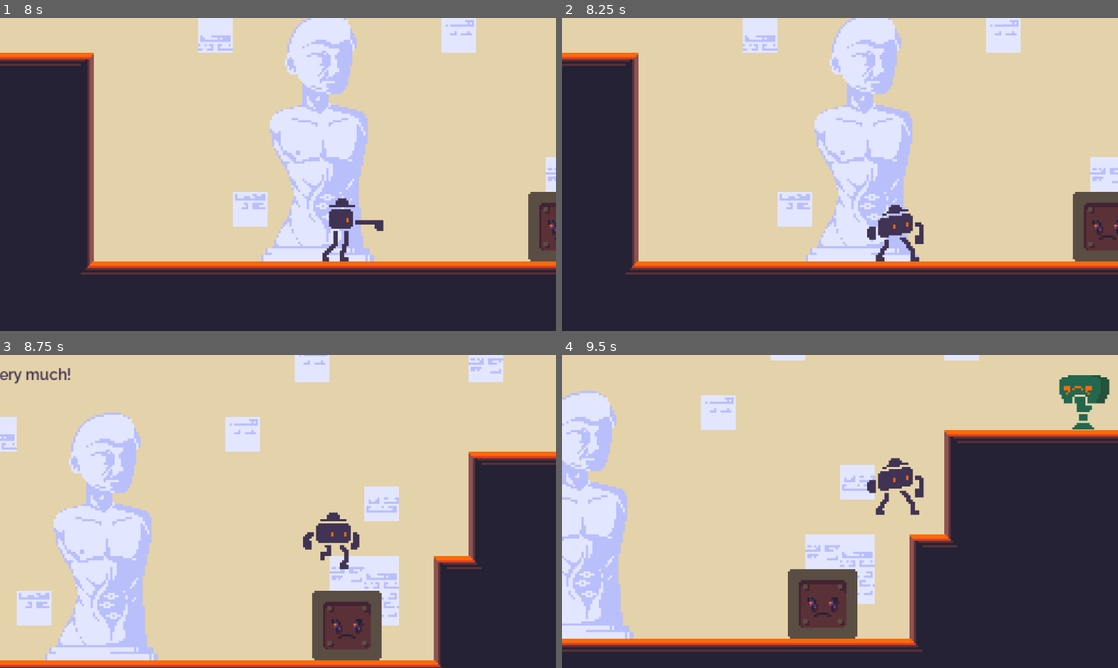
Above: before the commit, frames 1-4 (two rows, left to right).
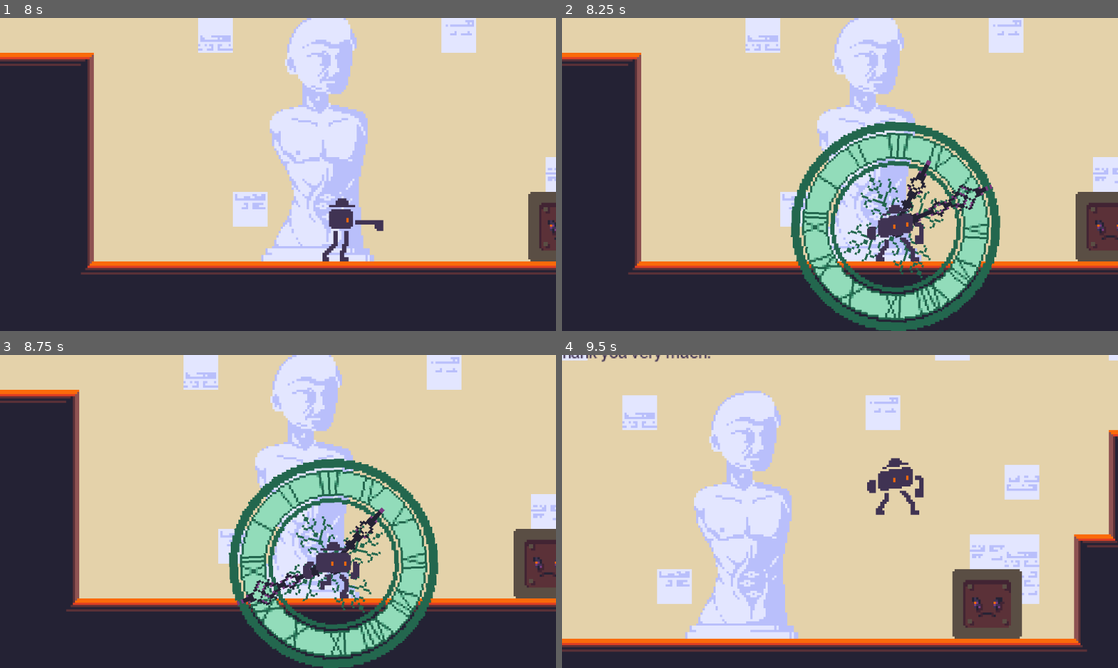
Above: after the commit, the same moments.

Repository: yokcos/omnigon
Game: Godot game, scene res://rooms/map/map.tscn
The game is run twice, just before and just after one commit, with the same random seed, the same clock (stepped at 60 frames per second) and the same inputs. This scene is started directly instead of the project's main scene.
Inputs (mouse positions are in pixels of both pictures, inside the frame that each line leads up to):
- Up to frame 1 (8 s): tap Enter (ui_accept) at 0.5 s; move the mouse to (400, 158) at 0.52 s; hold Z (jump) 0.53-1.28 s; hold Right (move_right) 0.53-2.03 s; click (400, 158) at 0.67 s; move the mouse to (166, 190) at 1.27 s; click (166, 190) at 1.35 s; tap Z (jump) at 1.52, 1.55, 1.82, 2.3, 3.02, 3.05, 3.32, 3.77, 3.8, 4.07, 4.52, 4.55, 4.82, 6.02, 6.05, 6.32, 7.35, 7.52, 7.82 s; move the mouse to (333, 105) at 2.02 s; hold Left (move_left) 2.03-2.78 s; hold D (interact) 2.03-2.78 s; move the mouse to (250, 237) at 2.77 s; hold Right (move_right) 2.78-4.28 s; right-click (250, 237) at 2.85 s; click (250, 237) at 2.92 s; move the mouse to (444, 221) at 3.52 s; hold P (test) 3.53-4.28 s; move the mouse to (111, 127) at 4.27 s; hold Left (move_left) 4.28-5.03 s; tap X at 4.35 s; move the mouse to (305, 174) at 5.02 s; hold Right (move_right) 5.03-5.78 s; hold Z (jump) 5.03-5.78 s; tap C at 5.1 s; click (305, 174) at 5.17 s; move the mouse to (194, 96) at 5.77 s; hold Left (move_left) 5.78-7.28 s; tap V at 5.85 s; move the mouse to (400, 158) at 6.52 s; hold Z (jump) 6.53-7.28 s; tap F at 6.6 s; move the mouse to (166, 190) at 7.27 s; hold Right (move_right) from 7.28 s (still down); click (166, 190) at 7.42 s
- Up to frame 2 (8.25 s): keep holding Right (move_right); move the mouse to (895, 105) at 8.02 s; press the mouse at (895, 105) at 8.03 s
- Up to frame 3 (8.75 s): keep holding Right (move_right); tap Z (jump) at 8.3 s
- Up to frame 4 (9.5 s): keep holding Right (move_right); move the mouse to (812, 574) at 8.77 s; release the mouse at (812, 574) at 8.78 s; tap D (interact) at 8.85 s; tap Z (jump) at 9.02, 9.05, 9.32 s

Frame 1 is identical in both runs. In frame 2, 17% of the frame differs, in the area x 11-100%, y 0-100%; in frame 3, 62%, in the area x 0-100%, y 0-100%; in frame 4, 48%.
Error in both runs: Invalid call. Nonexistent function 'connect' in base 'Nil'. (res://entities/cam.gd:8)

Commit message:
finished grandfather crook, outside of SFX

Diff:
--- a/entities/enemies/grandfathercrook.gd
+++ b/entities/enemies/grandfathercrook.gd
@@ -2,8 +2,16 @@
 
 
 var target: Node2D = null
+var pendulum_target: Vector2 = Vector2()
 
 const obj_child = preload("res://entities/enemies/grandchilddrook.tscn")
+const obj_pendulum = preload("res://projectiles/pendulum.tscn")
+const target_sprites = [
+	null,
+	preload("res://fx/target0.png"),
+	preload("res://fx/target1.png")
+]
+const target_frameses = [1, 6, 1]
 
 
 func _process(delta: float) -> void:
@@ -20,6 +28,12 @@
 	vel.x *= flip_int
 	new_child.velocity = vel
 	Game.deploy_instance(new_child, $flippable/spawnpoint.global_position)
+
+func deploy_pendulum(where: Vector2):
+	var new_pendulum = obj_pendulum.instance()
+	new_pendulum.fulcrum = global_position + where + Vector2(0, -96)
+	new_pendulum.distance = 96
+	Game.deploy_instance(new_pendulum, global_position + where)
 
 func reposition():
 	if !$flippable/wall_detector.has_wall:
@@ -39,6 +53,22 @@
 
 	move_and_collide( Vector2(0, 1000) )
 
+	Game.deploy_fx(load("res://fx/gfc_unjump.png"), global_position + Vector2(0, -70), 6)
+
+func change_target_sprite(what: int):
+	$target.texture = target_sprites[what]
+	$target.hframes = target_frameses[what]
+
+func move_target_toward(where: Vector2, delta: float, move_speed: float = 100):
+	var diff: float = where.x - pendulum_target.x
+	if abs(diff) > 8:
+		var dir = sign(diff)
+		pendulum_target.x += dir * move_speed * delta
+
+	pendulum_target.y = lerp(pendulum_target.y, where.y, delta*8)
+
+	$target.position = pendulum_target
+
 
 func _on_front_detector_activated() -> void:
 	$fsm/idle.set_state("bong")
@@ -52,15 +82,30 @@
 	else:
 		$flippable/hurtbox0.pulse()
 
+func _on_bong_exited() -> void:
+	if flipped:
+		velocity.x = -1
+	else:
+		velocity.x = 1
+
 func _on_child_activated() -> void:
 	deploy_child()
 
 func _on_post_jump_entered() -> void:
 	unjump()
 
+func _on_pendulum_entered() -> void:
+	change_target_sprite(1)
+
+func _on_pendulum_exited() -> void:
+	deploy_pendulum(pendulum_target)
+	change_target_sprite(0)
+	pendulum_target = Vector2()
+	$target.position = pendulum_target
+
 
 func _on_move_timer_timeout() -> void:
-	var moves = ["child", "pre_jump"]
+	var moves = ["child", "pre_jump", "pendulum"]
 	var index = randi() % moves.size()
 	var this_move = moves[index]
 
--- a/entities/enemies/grandfathercrook.tscn
+++ b/entities/enemies/grandfathercrook.tscn
@@ -7,8 +7,9 @@
 [ext_resource path="res://fsm/states/approach_target.gd" type="Script" id=5]
 [ext_resource path="res://fsm/states/charge.gd" type="Script" id=6]
 [ext_resource path="res://pieces/wall_detector.tscn" type="PackedScene" id=7]
-[ext_resource path="res://entities/enemies/gfc_jump.gd" type="Script" id=8]
-[ext_resource path="res://fsm/states/stunned.gd" type="Script" id=9]
+[ext_resource path="res://fsm/states/gfc_jump.gd" type="Script" id=8]
+[ext_resource path="res://fsm/states/gfc_pendulum.gd" type="Script" id=9]
+[ext_resource path="res://pieces/auto_sprite.tscn" type="PackedScene" id=10]
 [ext_resource path="res://fsm/states/state.gd" type="Script" id=11]
 [ext_resource path="res://pieces/entity_detector.tscn" type="PackedScene" id=14]
 
@@ -125,18 +126,42 @@
 
 [sub_resource type="Animation" id=25]
 resource_name = "post_child"
-length = 0.6
-tracks/0/type = "value"
-tracks/0/path = NodePath("flippable/sprite:frame")
-tracks/0/interp = 1
-tracks/0/loop_wrap = true
-tracks/0/imported = false
-tracks/0/enabled = true
-tracks/0/keys = {
-"times": PoolRealArray( 0, 0.1, 0.2, 0.3, 0.4, 0.5 ),
-"transitions": PoolRealArray( 1, 1, 1, 1, 1, 1 ),
-"update": 1,
-"values": [ 18, 19, 20, 21, 22, 23 ]
+length = 2.0
+tracks/0/type = "value"
+tracks/0/path = NodePath("flippable/sprite:frame")
+tracks/0/interp = 1
+tracks/0/loop_wrap = true
+tracks/0/imported = false
+tracks/0/enabled = true
+tracks/0/keys = {
+"times": PoolRealArray( 0, 0.1, 0.3, 0.5, 0.8, 1.2, 1.5, 1.7, 1.8, 1.9 ),
+"transitions": PoolRealArray( 1, 1, 1, 1, 1, 1, 1, 1, 1, 1 ),
+"update": 1,
+"values": [ 18, 19, 20, 21, 22, 23, 0, 1, 2, 3 ]
+}
+tracks/1/type = "value"
+tracks/1/path = NodePath("flippable/sprite:rotation_degrees")
+tracks/1/interp = 2
+tracks/1/loop_wrap = true
+tracks/1/imported = false
+tracks/1/enabled = true
+tracks/1/keys = {
+"times": PoolRealArray( 0, 1.6, 1.7, 1.9, 2 ),
+"transitions": PoolRealArray( 1, 1, 1, 1, 1 ),
+"update": 0,
+"values": [ -15.0, -15.0, -18.0, -12.75, 0.0 ]
+}
+tracks/2/type = "value"
+tracks/2/path = NodePath("flippable/sprite:position")
+tracks/2/interp = 2
+tracks/2/loop_wrap = true
+tracks/2/imported = false
+tracks/2/enabled = true
+tracks/2/keys = {
+"times": PoolRealArray( 0, 1.6, 1.7, 1.9, 2 ),
+"transitions": PoolRealArray( 1, 1, 1, 1, 1 ),
+"update": 0,
+"values": [ Vector2( -16, -48 ), Vector2( -16, -48 ), Vector2( -19, -48 ), Vector2( -13.6, -48 ), Vector2( 0, -48 ) ]
 }
 
 [sub_resource type="Animation" id=32]
@@ -276,6 +301,8 @@
 
 [node name="hitbox" type="CollisionShape2D" parent="underhurtbox"]
 shape = SubResource( 33 )
+
+[node name="target" parent="." instance=ExtResource( 10 )]
 
 [node name="animator" type="AnimationPlayer" parent="."]
 anims/RESET = SubResource( 1 )
@@ -339,6 +366,9 @@
 [connection signal="activated" from="flippable/entity_detector" to="." method="_on_front_detector_activated"]
 [connection signal="entered" from="fsm/idle" to="." method="_on_idle_entered"]
 [connection signal="activated" from="fsm/bong" to="." method="_on_bong_activated"]
+[connection signal="exited" from="fsm/bong" to="." method="_on_bong_exited"]
 [connection signal="activated" from="fsm/child" to="." method="_on_child_activated"]
 [connection signal="entered" from="fsm/post_jump" to="." method="_on_post_jump_entered"]
+[connection signal="entered" from="fsm/pendulum" to="." method="_on_pendulum_entered"]
+[connection signal="exited" from="fsm/pendulum" to="." method="_on_pendulum_exited"]
 [connection signal="timeout" from="move_timer" to="." method="_on_move_timer_timeout"]
--- a/entities/entity.gd
+++ b/entities/entity.gd
@@ -43,6 +43,7 @@
 export (String) var title = ""
 
 const obj_part_bounce_stars = preload("res://fx/part_bounce_stars.tscn")
+const fx_clock = preload("res://fx/clock.tscn")
 
 
 func _ready() -> void:
@@ -103,6 +104,9 @@
 		timefreeze -= delta
 		if timefreeze <= 0:
 			velocity = pre_freeze_velocity
+			if is_instance_valid(timefreeze_fx):
+				timefreeze_fx.queue_free()
+				timefreeze_fx = null
 
 func collide_against(hit: KinematicCollision2D):
 	pass
@@ -137,6 +141,10 @@
 	timefreeze = duration
 	pre_freeze_velocity = velocity
 
+	var new_clock = fx_clock.instance()
+	add_child(new_clock)
+	timefreeze_fx = new_clock
+
 
 func reset_flippability():
 	can_flip = can_flip_by_default
--- /dev/null
+++ b/fsm/states/gfc_pendulum.gd
@@ -0,0 +1,23 @@
+extends "res://fsm/states/stunned.gd"
+
+
+var pendulum_height: float = 48
+var move_speed: float = 100
+
+
+func _enter():
+	._enter()
+
+	move_speed = 100
+
+func _step(delta: float):
+	._step(delta)
+
+	if is_instance_valid(father.target):
+		var relative_x = father.target.global_position.x - father.global_position.x
+		var target: Vector2 = Vector2(relative_x, -pendulum_height)
+		father.move_target_toward(target, delta, move_speed)
+
+	if age >= duration * 0.75:
+		father.change_target_sprite(2)
+		move_speed = 5
--- /dev/null
+++ b/fx/clock.gd
@@ -0,0 +1,14 @@
+extends Node2D
+
+
+func _ready() -> void:
+	$hand0.rotation = randf() * 2*PI
+	$hand1.rotation = randf() * 2*PI
+	$outer.rotation = randf() * 2*PI
+	$inner.rotation = randf() * 2*PI
+
+func _process(delta: float) -> void:
+	$hand0.rotation_degrees += delta * 360
+	$hand1.rotation_degrees += delta * 30
+	$outer.rotation_degrees -= delta * 10
+	$inner.rotation_degrees -= delta * 10
--- /dev/null
+++ b/fx/clock.tscn
@@ -0,0 +1,25 @@
+[gd_scene load_steps=6 format=2]
+
+[ext_resource path="res://fx/clock.gd" type="Script" id=1]
+[ext_resource path="res://fx/clock_hand1.png" type="Texture" id=2]
+[ext_resource path="res://fx/clock_hand0.png" type="Texture" id=3]
+[ext_resource path="res://fx/clock_inner.png" type="Texture" id=4]
+[ext_resource path="res://fx/clock_outer.png" type="Texture" id=5]
+
+[node name="clock" type="Node2D"]
+show_behind_parent = true
+script = ExtResource( 1 )
+
+[node name="inner" type="Sprite" parent="."]
+show_behind_parent = true
+texture = ExtResource( 4 )
+
+[node name="outer" type="Sprite" parent="."]
+show_behind_parent = true
+texture = ExtResource( 5 )
+
+[node name="hand0" type="Sprite" parent="."]
+texture = ExtResource( 3 )
+
+[node name="hand1" type="Sprite" parent="."]
+texture = ExtResource( 2 )
--- a/projectiles/pendulum.gd
+++ b/projectiles/pendulum.gd
@@ -4,11 +4,16 @@
 var fulcrum: Vector2 = Vector2()
 var distance: float = 96
 var age: float = 0
+var swing_factor: float = 5*PI/4
 
 
 func _process(delta: float) -> void:
+	age += delta
+
 	reposition()
 
 
 func reposition():
-	global_position = fulcrum + Vector2(0, -distance).rotated(sin(age/PI))
+	var offset = Vector2(0, distance).rotated(sin( age*swing_factor ))
+	global_position = fulcrum + offset
+	$line.points[1] = -offset
--- a/projectiles/pendulum.tscn
+++ b/projectiles/pendulum.tscn
@@ -17,6 +17,11 @@
 active = true
 thru_walls = true
 
+[node name="line" type="Line2D" parent="."]
+points = PoolVector2Array( 0, 0, 0, -96 )
+width = 4.0
+default_color = Color( 0.25098, 0.2, 0.32549, 1 )
+
 [node name="auto_sprite" parent="." instance=ExtResource( 3 )]
 texture = ExtResource( 2 )
 hframes = 8
Not shown: 1 places in entities/enemies/grandfathercrook.tscn that only renumber resources
Renamed: entities/enemies/gfc_jump.gd -> fsm/states/gfc_jump.gd
Binary file added: fx/clock_hand0.png
Not shown, added: fx/clock_hand0.png.import
Binary file added: fx/clock_hand1.png
Not shown, added: fx/clock_hand1.png.import
Binary file added: fx/clock_inner.png
Not shown, added: fx/clock_inner.png.import
Binary file added: fx/clock_outer.png
Not shown, added: fx/clock_outer.png.import
Binary file added: fx/gfc_unjump.png
Not shown, added: fx/gfc_unjump.png.import
(and 4 more such lines)
